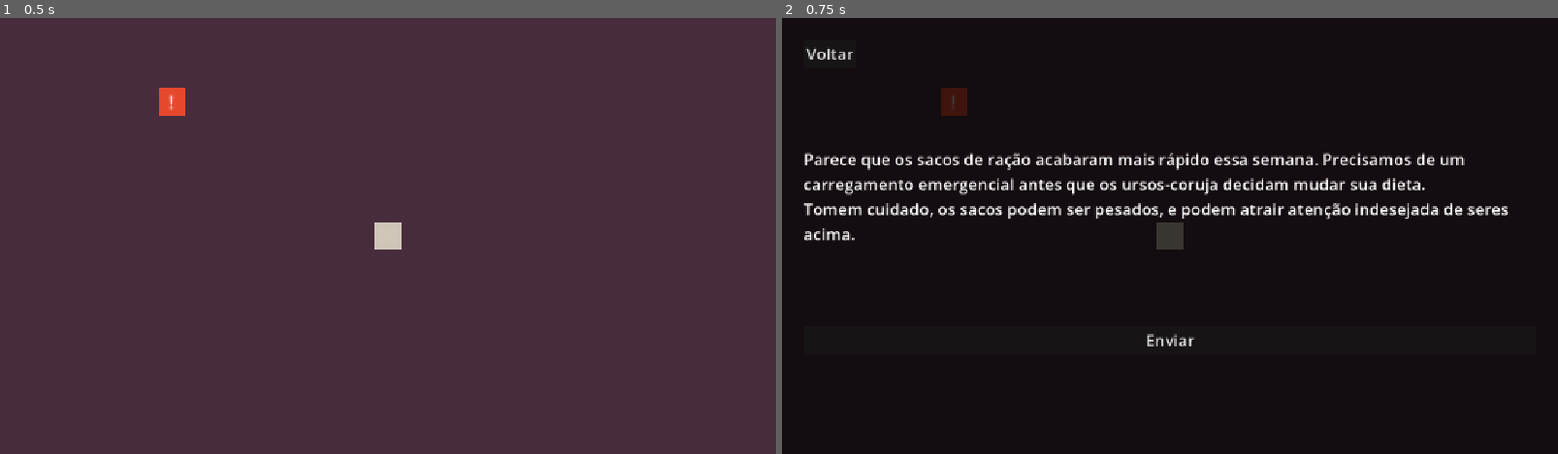
Above: before the commit, frames 1-2 (left to right).
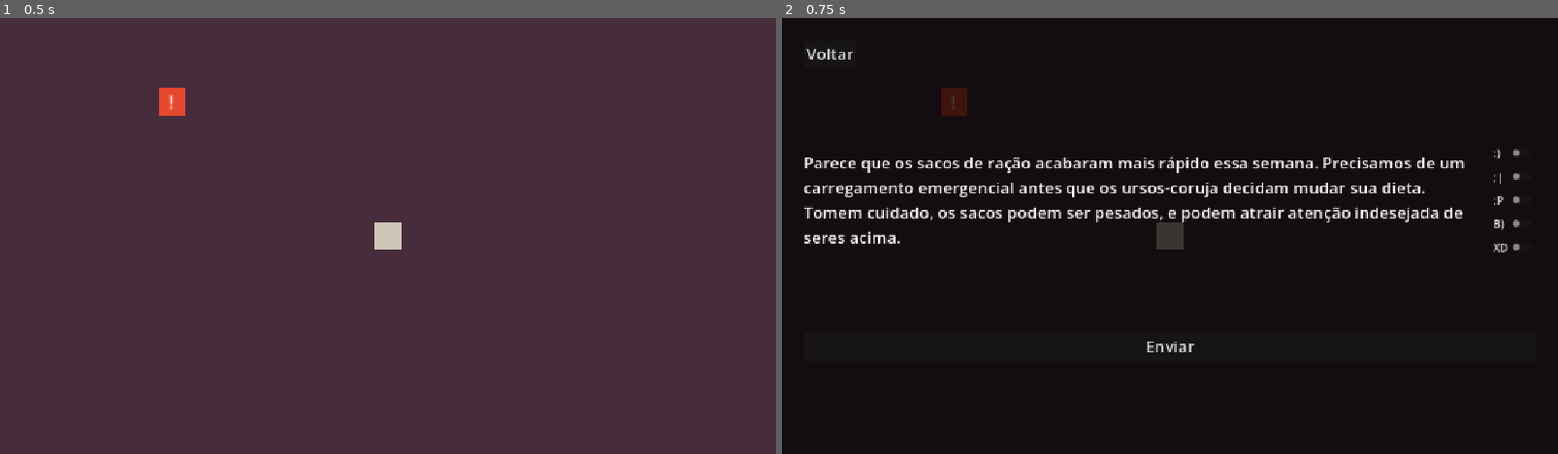
Above: after the commit, the same moments.

Repository: LucasFASouza/Dispacho
Game: Godot game, scene res://scenes/game.tscn
Two runs of this game, one before a commit and one after it. Both use one fixed random seed, a clock stepped at 60 frames per second and the inputs below.
Inputs (mouse positions are in pixels of both pictures, inside the frame that each line leads up to):
- Up to frame 1 (0.5 s): no input
- Up to frame 2 (0.75 s): tap Enter at 0.5 s; move the mouse to (952, 100) at 0.52 s; click (952, 100) at 0.67 s

Frame 1 is identical in both runs. In frame 2, 4.9% of the frame differs, in the area x 2-96%, y 30-77%.

Commit message:
Refactor game structure by replacing scripts with packed scenes for units and missions; implement mission menu and update UI interactions.

Diff:
--- a/scenes/game.tscn
+++ b/scenes/game.tscn
@@ -1,12 +1,10 @@
 [gd_scene format=3 uid="uid://bn1c8p74atvak"]
 
 [ext_resource type="Script" uid="uid://7yspuyx1a5v8" path="res://scripts/game.gd" id="1_yqjtg"]
-[ext_resource type="Script" uid="uid://ddkspyq7l8a0i" path="res://scripts/unit.gd" id="2_lbhrr"]
-[ext_resource type="Script" uid="uid://cscaea0ptkl6y" path="res://scripts/mission.gd" id="2_yqjtg"]
+[ext_resource type="PackedScene" uid="uid://6qmmp7wvqm4q" path="res://scenes/unit.tscn" id="2_lbhrr"]
+[ext_resource type="PackedScene" uid="uid://dk1143tdrafn0" path="res://scenes/mission.tscn" id="3_lbhrr"]
 [ext_resource type="Script" uid="uid://ki8opvy0kxsw" path="res://scripts/ui.gd" id="3_lnu2h"]
-
-[sub_resource type="RectangleShape2D" id="RectangleShape2D_lnu2h"]
-size = Vector2(8, 8)
+[ext_resource type="Script" uid="uid://ckehygxlanfj1" path="res://scripts/mission_menu.gd" id="4_mmenu"]
 
 [node name="Game" type="Node2D" unique_id=2123722845]
 script = ExtResource("1_yqjtg")
@@ -34,83 +32,17 @@
 
 [node name="Units" type="Node2D" parent="." unique_id=1247989789]
 
-[node name="Unit" type="Area2D" parent="Units" unique_id=467536610]
+[node name="Unit" parent="Units" unique_id=1466808321 instance=ExtResource("2_lbhrr")]
 position = Vector2(0, -8)
-script = ExtResource("2_lbhrr")
-
-[node name="Color" type="ColorRect" parent="Units/Unit" unique_id=1241516426]
-anchors_preset = 8
-anchor_left = 0.5
-anchor_top = 0.5
-anchor_right = 0.5
-anchor_bottom = 0.5
-offset_right = 8.0
-offset_bottom = 8.0
-grow_horizontal = 2
-grow_vertical = 2
-size_flags_horizontal = 3
-size_flags_vertical = 3
-mouse_filter = 2
-color = Color(0.99215686, 0.73333335, 0.09803922, 1)
-
-[node name="Label" type="Label" parent="Units/Unit/Color" unique_id=643715617]
-layout_mode = 1
-anchors_preset = 15
-anchor_right = 1.0
-anchor_bottom = 1.0
-offset_right = 14.85714
-offset_bottom = 15.0
-grow_horizontal = 2
-grow_vertical = 2
-scale = Vector2(0.35, 0.35)
-text = ":)"
-horizontal_alignment = 1
-vertical_alignment = 1
-
-[node name="CollisionShape2D" type="CollisionShape2D" parent="Units/Unit" unique_id=1489997472]
-position = Vector2(4, 4)
-shape = SubResource("RectangleShape2D_lnu2h")
 
 [node name="Missions" type="Node2D" parent="." unique_id=383012207]
 
-[node name="Mission" type="Area2D" parent="Missions" unique_id=1820721637]
+[node name="Mission" parent="Missions" unique_id=1850445958 instance=ExtResource("3_lbhrr")]
 position = Vector2(-64, -48)
-script = ExtResource("2_yqjtg")
 
-[node name="Color" type="ColorRect" parent="Missions/Mission" unique_id=55155360]
-anchors_preset = 8
-anchor_left = 0.5
-anchor_top = 0.5
-anchor_right = 0.5
-anchor_bottom = 0.5
-offset_right = 8.0
-offset_bottom = 8.0
-grow_horizontal = 2
-grow_vertical = 2
-size_flags_horizontal = 3
-size_flags_vertical = 3
-mouse_filter = 2
-color = Color(0.9019608, 0.28235295, 0.18039216, 1)
+[node name="HQ" type="Node2D" parent="." unique_id=725684295]
 
-[node name="Label" type="Label" parent="Missions/Mission/Color" unique_id=2060256911]
-layout_mode = 1
-anchors_preset = 15
-anchor_right = 1.0
-anchor_bottom = 1.0
-offset_right = 14.85714
-offset_bottom = 15.0
-grow_horizontal = 2
-grow_vertical = 2
-scale = Vector2(0.35, 0.35)
-text = "!"
-horizontal_alignment = 1
-vertical_alignment = 1
-
-[node name="CollisionShape2D" type="CollisionShape2D" parent="Missions/Mission" unique_id=56217934]
-position = Vector2(4, 4)
-shape = SubResource("RectangleShape2D_lnu2h")
-
-[node name="HQ" type="ColorRect" parent="." unique_id=20712583]
+[node name="Color" type="ColorRect" parent="HQ" unique_id=20712583]
 anchors_preset = 8
 anchor_left = 0.5
 anchor_top = 0.5
@@ -159,34 +91,41 @@
 theme_override_font_sizes/font_size = 24
 text = "Voltar"
 
-[node name="MissionContainer" type="VBoxContainer" parent="UI/MarginContainer/VBoxContainer" unique_id=1830062204]
+[node name="MissionMenu" type="VBoxContainer" parent="UI/MarginContainer/VBoxContainer" unique_id=1830062204]
 layout_mode = 2
 size_flags_horizontal = 3
 size_flags_vertical = 3
+script = ExtResource("4_mmenu")
 
-[node name="Spacer" type="Control" parent="UI/MarginContainer/VBoxContainer/MissionContainer" unique_id=368501522]
+[node name="Spacer" type="Control" parent="UI/MarginContainer/VBoxContainer/MissionMenu" unique_id=368501522]
 layout_mode = 2
 size_flags_vertical = 3
 
-[node name="Mission" type="Label" parent="UI/MarginContainer/VBoxContainer/MissionContainer" unique_id=8603947]
+[node name="HBoxContainer" type="HBoxContainer" parent="UI/MarginContainer/VBoxContainer/MissionMenu" unique_id=1577580202]
+layout_mode = 2
+
+[node name="Mission" type="Label" parent="UI/MarginContainer/VBoxContainer/MissionMenu/HBoxContainer" unique_id=8603947]
 custom_minimum_size = Vector2(0, 128)
 layout_mode = 2
+size_flags_horizontal = 3
 theme_override_font_sizes/font_size = 24
 text = "Descrição da missão"
 autowrap_mode = 3
 
-[node name="Spacer2" type="Control" parent="UI/MarginContainer/VBoxContainer/MissionContainer" unique_id=1561942279]
+[node name="UnitSelector" type="VBoxContainer" parent="UI/MarginContainer/VBoxContainer/MissionMenu/HBoxContainer" unique_id=124632218]
+layout_mode = 2
+
+[node name="Spacer2" type="Control" parent="UI/MarginContainer/VBoxContainer/MissionMenu" unique_id=1561942279]
 layout_mode = 2
 size_flags_vertical = 3
 
-[node name="SendButton" type="Button" parent="UI/MarginContainer/VBoxContainer/MissionContainer" unique_id=520745672]
+[node name="SendButton" type="Button" parent="UI/MarginContainer/VBoxContainer/MissionMenu" unique_id=520745672]
 layout_mode = 2
 theme_override_font_sizes/font_size = 24
 text = "Enviar"
 
-[node name="Spacer3" type="Control" parent="UI/MarginContainer/VBoxContainer/MissionContainer" unique_id=247525204]
+[node name="Spacer3" type="Control" parent="UI/MarginContainer/VBoxContainer/MissionMenu" unique_id=247525204]
 layout_mode = 2
 size_flags_vertical = 3
 
-[connection signal="input_event" from="Missions/Mission" to="Missions/Mission" method="_on_input_event"]
 [connection signal="pressed" from="UI/MarginContainer/VBoxContainer/BackButton" to="UI" method="_on_back_button_pressed"]
--- /dev/null
+++ b/scenes/mission.tscn
@@ -0,0 +1,44 @@
+[gd_scene format=3 uid="uid://dk1143tdrafn0"]
+
+[ext_resource type="Script" uid="uid://cscaea0ptkl6y" path="res://scripts/mission.gd" id="1_01qru"]
+
+[sub_resource type="RectangleShape2D" id="RectangleShape2D_lnu2h"]
+size = Vector2(8, 8)
+
+[node name="Mission" type="Area2D" unique_id=1850445958]
+script = ExtResource("1_01qru")
+
+[node name="Color" type="ColorRect" parent="." unique_id=1504950604]
+anchors_preset = 8
+anchor_left = 0.5
+anchor_top = 0.5
+anchor_right = 0.5
+anchor_bottom = 0.5
+offset_right = 8.0
+offset_bottom = 8.0
+grow_horizontal = 2
+grow_vertical = 2
+size_flags_horizontal = 3
+size_flags_vertical = 3
+mouse_filter = 2
+color = Color(0.9019608, 0.28235295, 0.18039216, 1)
+
+[node name="Label" type="Label" parent="Color" unique_id=1877949970]
+layout_mode = 1
+anchors_preset = 15
+anchor_right = 1.0
+anchor_bottom = 1.0
+offset_right = 14.85714
+offset_bottom = 15.0
+grow_horizontal = 2
+grow_vertical = 2
+scale = Vector2(0.35, 0.35)
+text = "!"
+horizontal_alignment = 1
+vertical_alignment = 1
+
+[node name="CollisionShape2D" type="CollisionShape2D" parent="." unique_id=1707293319]
+position = Vector2(4, 4)
+shape = SubResource("RectangleShape2D_lnu2h")
+
+[connection signal="input_event" from="." to="." method="_on_input_event"]
--- /dev/null
+++ b/scenes/unit.tscn
@@ -0,0 +1,34 @@
+[gd_scene format=3 uid="uid://6qmmp7wvqm4q"]
+
+[ext_resource type="Script" uid="uid://ddkspyq7l8a0i" path="res://scripts/unit.gd" id="1_o7ajc"]
+
+[node name="Unit" type="Node2D" unique_id=1081884855]
+script = ExtResource("1_o7ajc")
+
+[node name="Label" type="Label" parent="." unique_id=1628781230]
+anchors_preset = 15
+anchor_right = 1.0
+anchor_bottom = 1.0
+offset_right = 14.85714
+offset_bottom = 23.0
+grow_horizontal = 2
+grow_vertical = 2
+scale = Vector2(0.35, 0.35)
+text = ":)"
+horizontal_alignment = 1
+vertical_alignment = 1
+
+[node name="Color" type="ColorRect" parent="." unique_id=2093389728]
+anchors_preset = 8
+anchor_left = 0.5
+anchor_top = 0.5
+anchor_right = 0.5
+anchor_bottom = 0.5
+offset_right = 8.0
+offset_bottom = 8.0
+grow_horizontal = 2
+grow_vertical = 2
+size_flags_horizontal = 3
+size_flags_vertical = 3
+mouse_filter = 2
+color = Color(0.99215686, 0.73333335, 0.09803922, 1)
--- a/scripts/game.gd
+++ b/scripts/game.gd
@@ -2,15 +2,34 @@
 
 @onready var ui: UIOverlay = $UI
 @onready var missions_root: Node2D = $Missions
-@onready var unit: Unit = $Units/Unit
+@onready var units_root: Node2D = $Units
 
 @export var resolve_seconds: float = 1.5
 
 var _selected_mission: Mission = null
+var _active_unit: Unit = null
 var _busy: bool = false
+var members = [
+	{
+		"name": ":)",
+	},
+	{
+		"name": ";|",
+	},
+	{
+		"name": ":P",
+	},
+	{
+		"name": "B)",
+	},
+	{
+		"name": "XD",
+	}
+]
+
+var UnitScene: PackedScene = preload("res://scenes/unit.tscn")
 
 func _ready() -> void:
-	# Conecta cada missão passando a própria missão como argumento extra (bind)
 	for n in missions_root.get_children():
 		if n is Mission:
 			(n as Mission).selected.connect(_on_mission_selected.bind(n))
@@ -18,8 +37,8 @@
 	ui.closed.connect(_on_ui_closed)
 	ui.send_pressed.connect(_on_send_pressed)
 
-	unit.arrived.connect(_on_unit_arrived)
-	unit.returned_home.connect(_on_unit_returned_home)
+
+
 
 func _on_mission_selected(text: String, mission: Mission) -> void:
 	if _busy:
@@ -27,29 +46,41 @@
 	_selected_mission = mission
 	ui.show_mission(text)
 
+
 func _on_ui_closed() -> void:
 	_selected_mission = null
 
-func _on_send_pressed() -> void:
+
+func _on_send_pressed(unit_members: Array) -> void:
 	if _busy:
 		return
 	if _selected_mission == null or !is_instance_valid(_selected_mission):
+		return
+	if unit_members.is_empty():
 		return
 
 	_busy = true
 	ui.hide_overlay_silent()
 
+	_active_unit = UnitScene.instantiate() as Unit
+	_active_unit.members = unit_members
+	units_root.add_child(_active_unit)
+	_active_unit.arrived.connect(_on_unit_arrived)
+	_active_unit.returned_home.connect(_on_unit_returned_home)
+
 	_selected_mission.set_interactable(false)
-	unit.go_to(_selected_mission.global_position)
+	_active_unit.go_to(_selected_mission.global_position)
+
 
 func _on_unit_arrived() -> void:
-	# chegou: espera, remove missão, volta
 	if _selected_mission != null and is_instance_valid(_selected_mission):
 		await get_tree().create_timer(resolve_seconds).timeout
 		_selected_mission.queue_free()
 
 	_selected_mission = null
-	unit.go_home()
+	_active_unit.go_home()
+
 
 func _on_unit_returned_home() -> void:
+	_active_unit = null
 	_busy = false
--- a/scripts/mission.gd
+++ b/scripts/mission.gd
@@ -5,7 +5,7 @@
 
 @export var mission_text := "Parece que os sacos de ração acabaram mais rápido essa semana. Precisamos de um carregamento emergencial antes que os ursos-coruja decidam mudar sua dieta.\nTomem cuidado, os sacos podem ser pesados, e podem atrair atenção indesejada de seres acima."
 
-@onready var _collision: CollisionShape2D = $CollisionShape2D
+@onready var collision: CollisionShape2D = $CollisionShape2D
 
 var _interactable := true
 
@@ -13,8 +13,8 @@
 	_interactable = v
 	# garante que não vai receber clique nem por shape nem por picking
 	input_pickable = v
-	if _collision:
-		_collision.disabled = !v
+	if collision:
+		collision.disabled = !v
 
 func _on_input_event(_viewport: Node, event: InputEvent, _shape_idx: int) -> void:
 	if !_interactable:
--- /dev/null
+++ b/scripts/mission_menu.gd
@@ -0,0 +1,33 @@
+extends VBoxContainer
+class_name MissionMenu
+
+signal send_pressed(members: Array)
+
+@onready var mission_label: Label = $HBoxContainer/Mission
+@onready var unit_selector: VBoxContainer = $HBoxContainer/UnitSelector
+@onready var send_button: Button = $SendButton
+
+func _ready() -> void:
+	send_button.pressed.connect(_on_send_button_pressed)
+	visible = false
+	var game: Node = get_tree().get_root().get_node("Game")
+	for member in game.members:
+		var check := CheckButton.new()
+		check.text = member["name"]
+		unit_selector.add_child(check)
+
+func show_mission(text: String) -> void:
+	mission_label.text = text
+	visible = true
+
+func hide_mission() -> void:
+	visible = false
+
+func _on_send_button_pressed() -> void:
+	var selected := []
+	var game: Node = get_tree().get_root().get_node("Game")
+	var children := unit_selector.get_children()
+	for i in children.size():
+		if (children[i] as CheckButton).button_pressed:
+			selected.append(game.members[i])
+	send_pressed.emit(selected)
--- a/scripts/ui.gd
+++ b/scripts/ui.gd
@@ -2,31 +2,25 @@
 class_name UIOverlay
 
 signal closed
-signal send_pressed
+signal send_pressed(members: Array)
 
 @onready var bg: ColorRect = $BG
-@onready var mission_container: VBoxContainer = $MarginContainer/VBoxContainer/MissionContainer
-@onready var mission_label: Label = $MarginContainer/VBoxContainer/MissionContainer/Mission
-@onready var send_button: Button = $MarginContainer/VBoxContainer/MissionContainer/SendButton
-
-func _ready():
+@onready var mission_menu: MissionMenu = $MarginContainer/VBoxContainer/MissionMenu
+\
+func _ready() -> void:
 	hide_overlay_silent()
-	send_button.pressed.connect(_on_send_button_pressed)
+	mission_menu.send_pressed.connect(func(members): send_pressed.emit(members))
 
 func show_mission(text: String) -> void:
 	visible = true
 	bg.visible = true
-	mission_container.visible = true
-	mission_label.text = text
+	mission_menu.show_mission(text)
 
 func hide_overlay_silent() -> void:
 	visible = false
 	bg.visible = false
-	mission_container.visible = false
+	mission_menu.hide_mission()
 
 func _on_back_button_pressed() -> void:
 	hide_overlay_silent()
 	closed.emit()
-
-func _on_send_button_pressed() -> void:
-	send_pressed.emit()
--- a/scripts/unit.gd
+++ b/scripts/unit.gd
@@ -1,18 +1,21 @@
-extends Area2D
+extends Node2D
 class_name Unit
 
 signal arrived
 signal returned_home
 
 @export var speed: float = 40.0  # ajuste como quiser (px/s)
+@onready var label: Label = $Label
 
 var _home_pos: Vector2
 var _target_pos: Vector2
 var _moving: bool = false
 var _returning: bool = false
+var members: Array = []
 
 func _ready() -> void:
 	_home_pos = global_position
+	label.text = ", ".join(members.map(func(m): return m["name"]))
 
 func go_to(world_pos: Vector2) -> void:
 	_target_pos = world_pos
@@ -39,6 +42,7 @@
 		set_process(false)
 
 		if _returning:
+			queue_free()
 			returned_home.emit()
 		else:
 			arrived.emit()
Not shown, added: scripts/mission_menu.gd.uid
